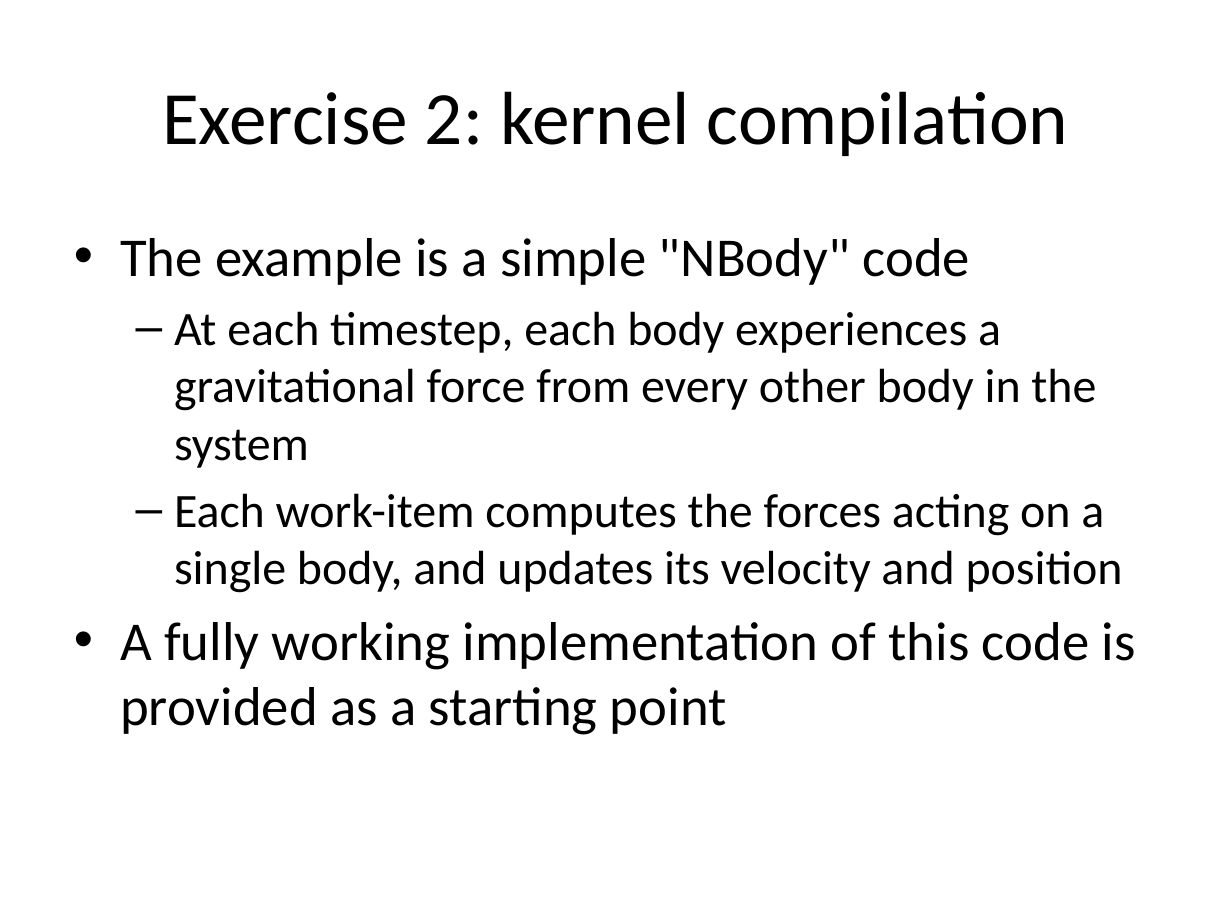
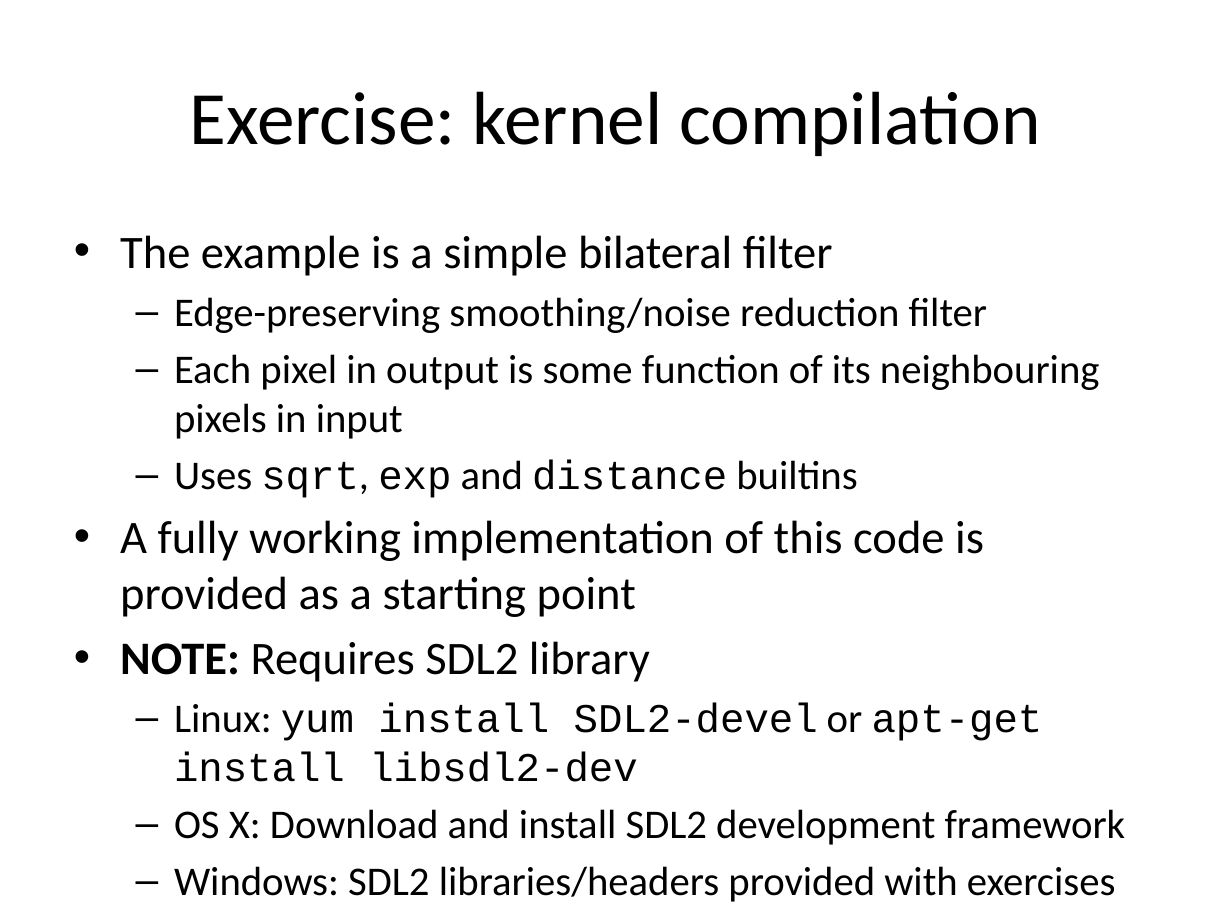
Before and after one commit to UoB-HPC/opencl-training-code, a slide deck: slide 21 of slides/advanced_part2.pptx. Drawn at 1232x924 pixels with LibreOffice and Linux fonts; fonts in the diff are those of the drawing. Boxes give left, top, right and bottom in pixels: in the first picture for what was removed or moved away, otherwise in the second. Text is boxed around its words. In the diff, an @@ line names an element or a change of style, - is before the commit and + after.

```diff
--- a/slides/advanced_part2.pptx
+++ b/slides/advanced_part2.pptx
@@ title at bbox=[190, 91, 1040, 156]: text changed @@
-Exercise 2: kernel compilation
+Exercise: kernel compilation
@@ text at bbox=[120, 235, 1100, 498]: text changed; size 28 to 23.8 pt @@
-• The example is a simple "NBody" code
-  – At each timestep, each body experiences a gravitational force from every other body in the system
-  – Each work-item computes the forces acting on a single body, and updates its velocity and position
+• The example is a simple bilateral filter
+  – Edge-preserving smoothing/noise reduction filter
+  – Each pixel in output is some function of its neighbouring pixels in input
+  – Uses sqrt, exp and distance builtins
@@ text at bbox=[120, 520, 984, 617]: size 32 to 27.2 pt in "A fully working implementation of this code ..." @@
@@ text at bbox=[120, 641, 1126, 845]: paragraphs added @@
+• NOTE: Requires SDL2 library
+  – Linux: yum install SDL2-devel or apt-get install libsdl2-dev
+  – OS X: Download and install SDL2 development framework
+  – Windows: SDL2 libraries/headers provided with exercises
```
Also in this commit, not shown: 6 other slides changed, 1 other file.
